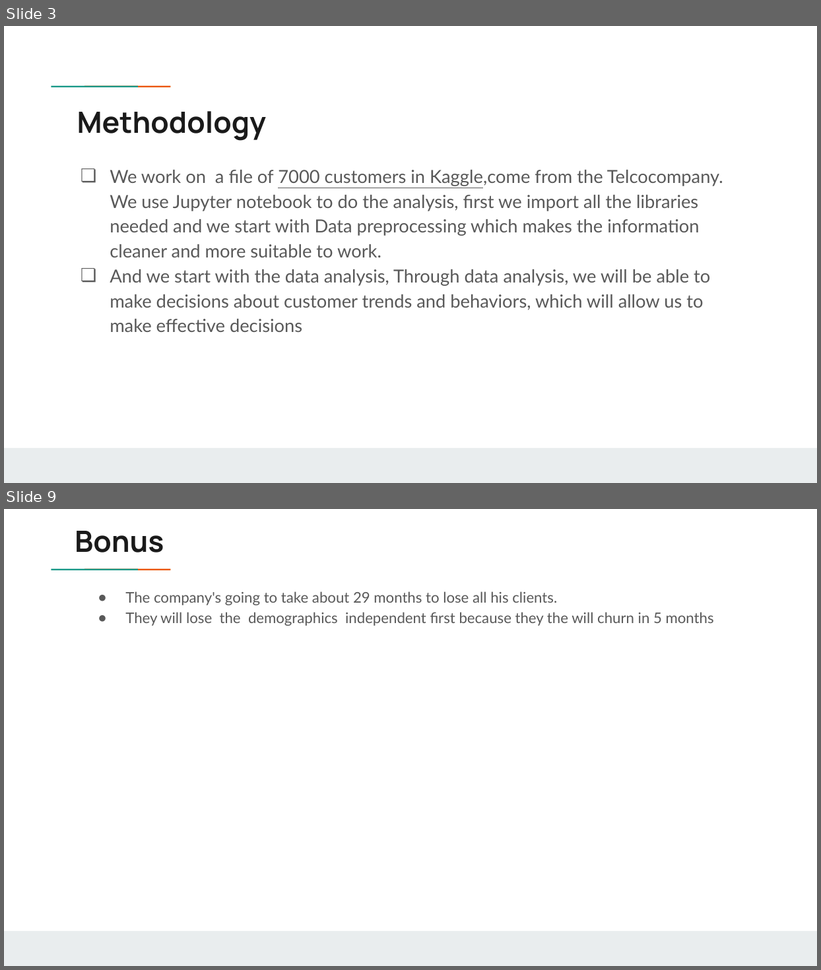
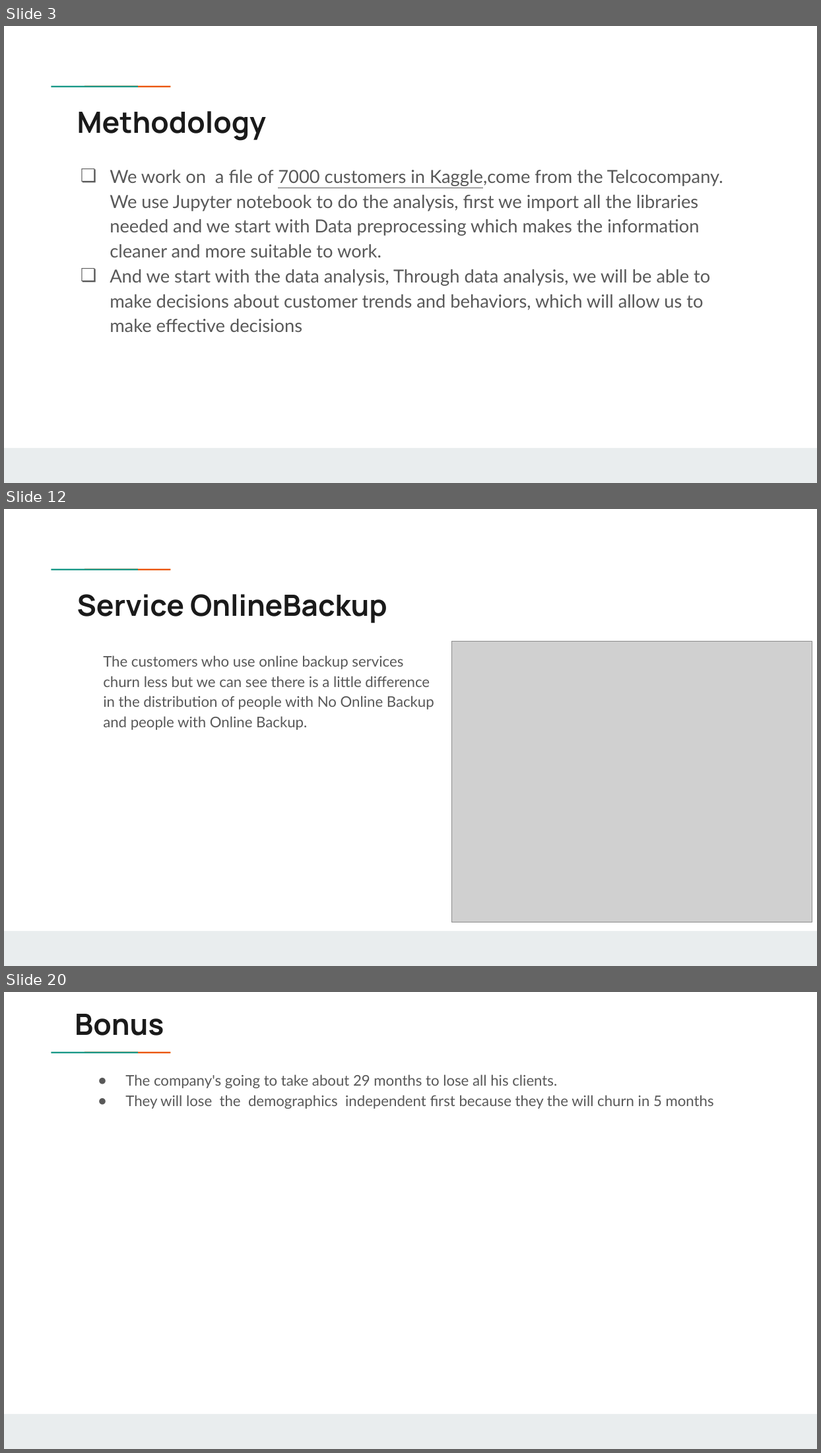
Before and after one commit to Chvava11/Bi_project_customer_churn, a slide deck: Result/Vanessa’s project .pptx. Shown one above the other, each under a label of ours: slides 3 and 9 before the commit, slides 3, 12 and 20 after it; the slides between them are not shown. The pictures are 821x970 and 821x1453 pixels, drawn with LibreOffice and Linux fonts; fonts in the diff are those of the drawing; grey boxes stand for pictures; background and template pictures are left out. Boxes give left, top, right and bottom in pixels: in the first picture for what was removed or moved away, otherwise in the second. Text is boxed around its words. In the diff, an @@ line names an element or a change of style, - is before the commit and + after.

```diff
--- a/Result/Vanessa’s project .pptx
+++ b/Result/Vanessa’s project .pptx
@@ slide 12 added at <box>4,509,817,966</box>, background #FFFFFF; not listed: 3 template elements that a slide beside it also shows @@
@@ title added at <box>77,594,387,623</box>, 26 pt, text #1A1A1A, bold @@
+Service OnlineBackup
@@ picture added at <box>451,642,812,923</box> @@
@@ text added at <box>103,656,434,730</box>, 13 pt, text #595959 @@
+The customers who use online backup services churn less but we can see there is a little difference in the distribution of people with No Online Backup and people with Online Backup.
@@ what was slide 9 is now slide 20 @@
```
Also in this commit, not shown: 6 slides changed, 14 other slides added, 2 slides removed, 1 other file.
